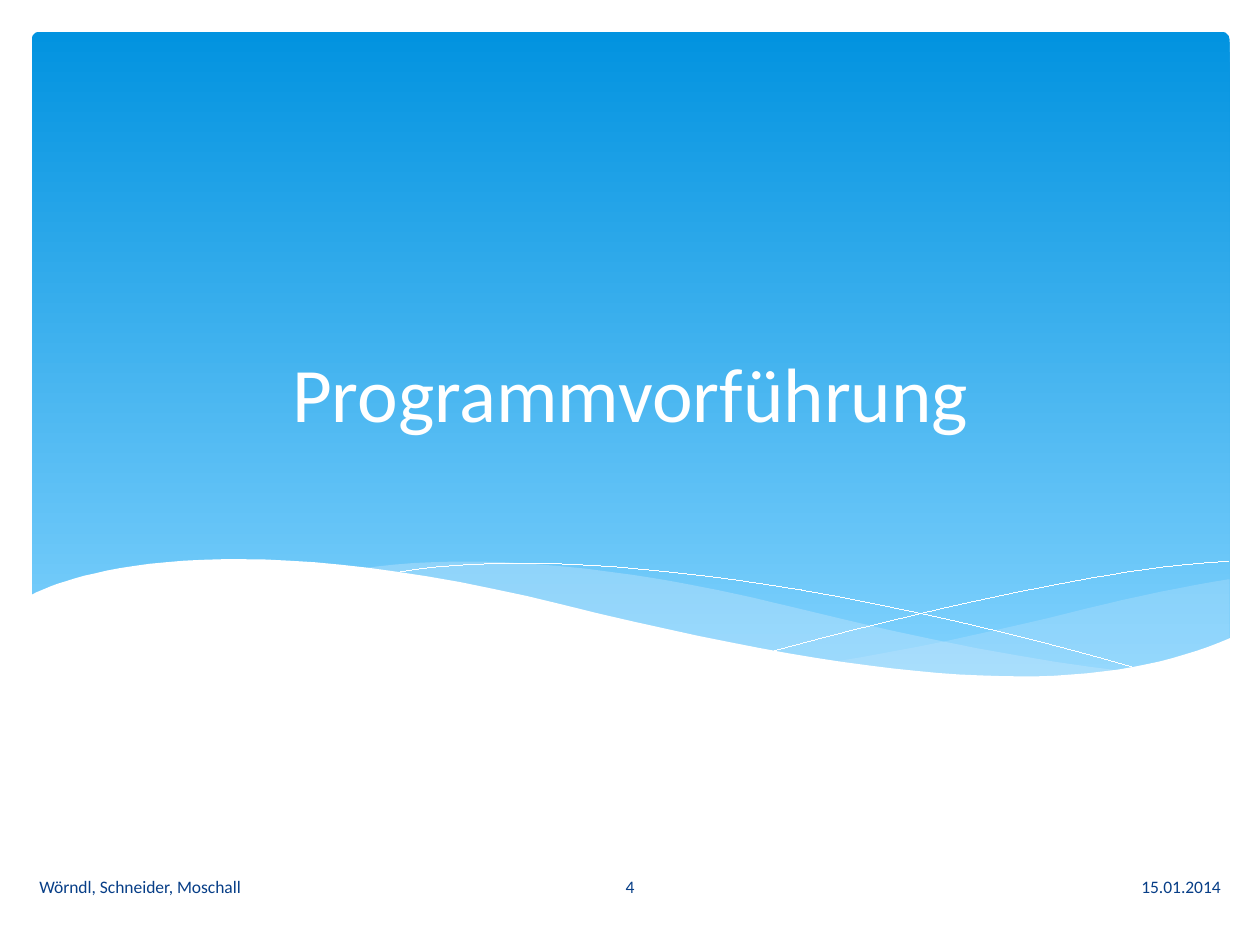
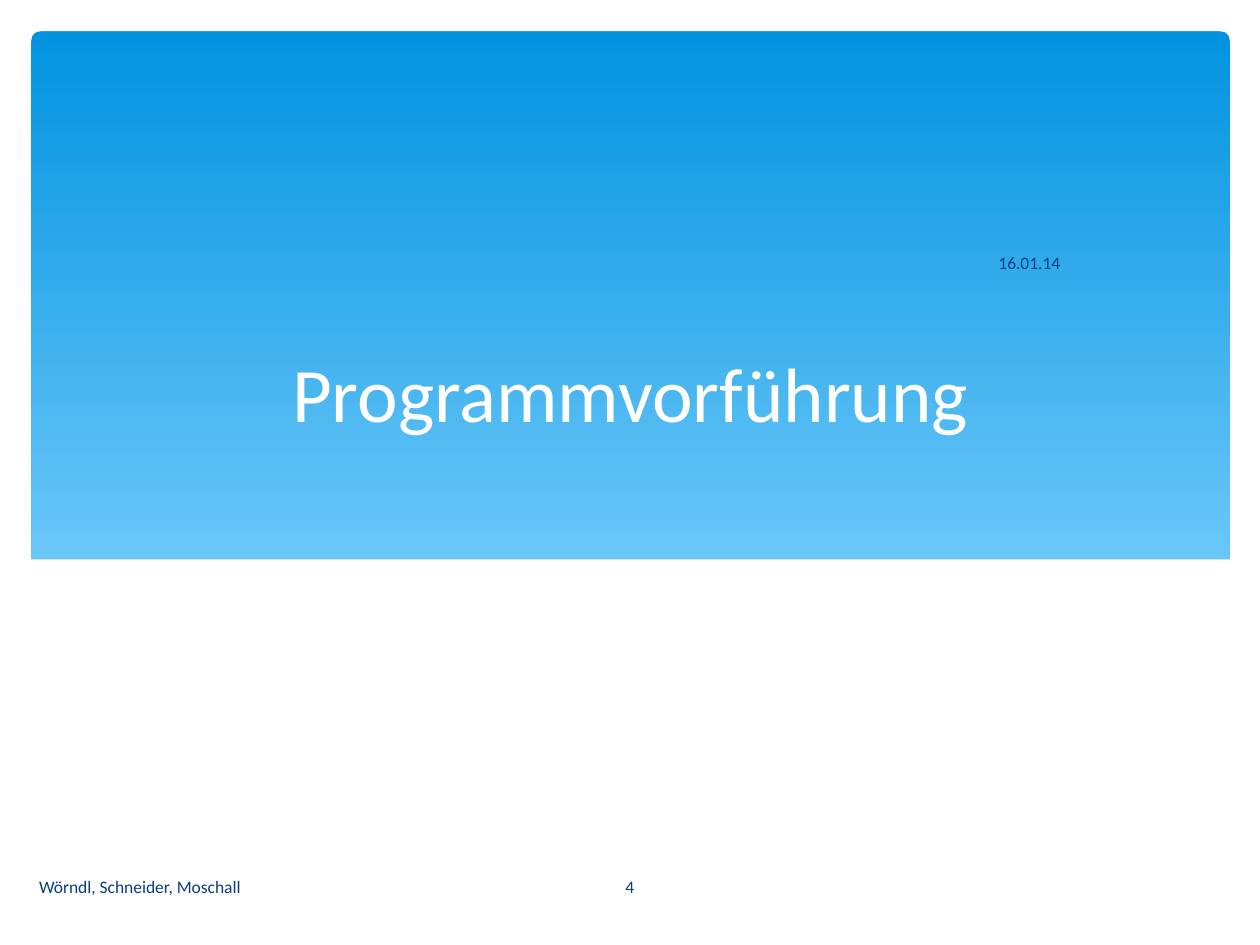
Before and after one commit to mapus/Horstware, a slide deck: slide 4 of doc/Präsentation.pptx. Drawn at 1260x945 pixels with LibreOffice and Linux fonts; fonts in the diff are those of the drawing. Boxes give left, top, right and bottom in pixels: in the first picture for what was removed or moved away, otherwise in the second. Text is boxed around its words. In the diff, an @@ line names an element or a change of style, - is before the commit and + after.

Commit message:
Präsentation

```diff
--- a/doc/Präsentation.pptx
+++ b/doc/Präsentation.pptx
@@ rounded rectangle added at (32,32,1230,372), fill gradient #0293E0 to #83D3FE @@
@@ rectangle added at (29,232,1231,415), fill #FFFFFF @@
@@ rectangle added at (772,233,1228,323), outline #FFFFFF 0.75 pt @@
@@ rectangle added at (833,252,1230,350), fill #C6E7FC @@
@@ text added at (998,257,1060,269), 10 pt, text #073E87 @@
+16.01.14
@@ freeform shape removed at (29,559,1231,742) @@
@@ rectangle added at (29,559,1231,742), fill #FFFFFF @@
@@ freeform shape removed at (360,562,1124,679) @@
@@ freeform shape removed at (389,563,1143,670) @@
@@ freeform shape removed at (772,562,1228,651) @@
@@ freeform shape removed at (833,580,1230,678) @@
@@ rectangle added at (833,580,1230,678), fill #C6E7FC @@
@@ text removed at (1141,881,1220,893) @@
-15.01.2014
```
Also in this commit, not shown: 3 other slides changed, 5 slides added.
